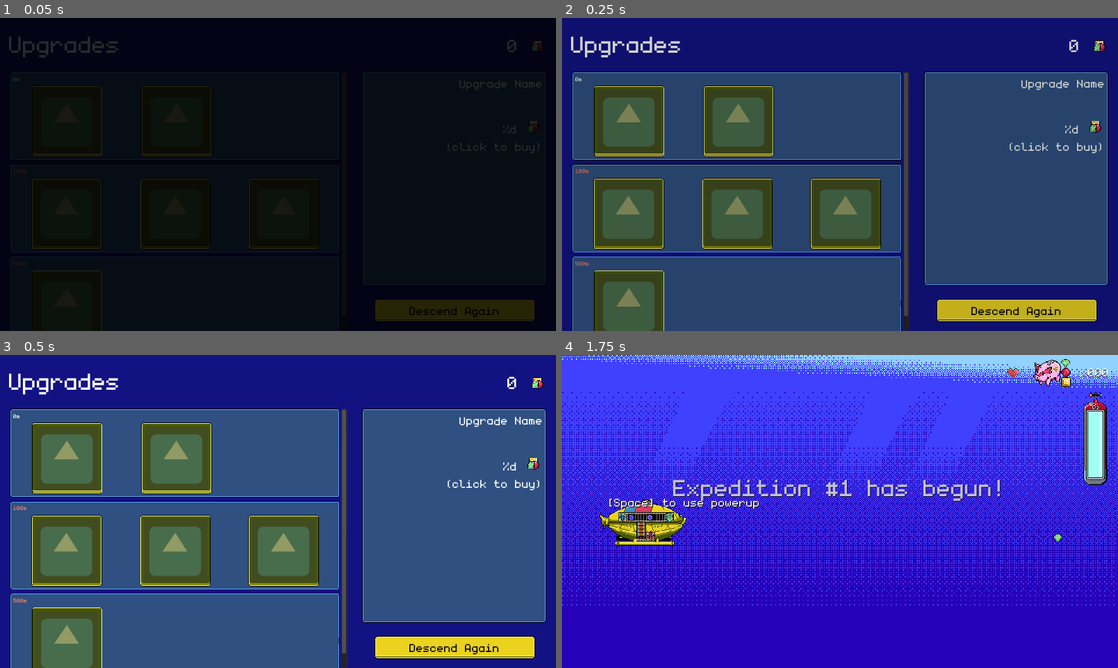
Above: before the commit, frames 1-4 (two rows, left to right).
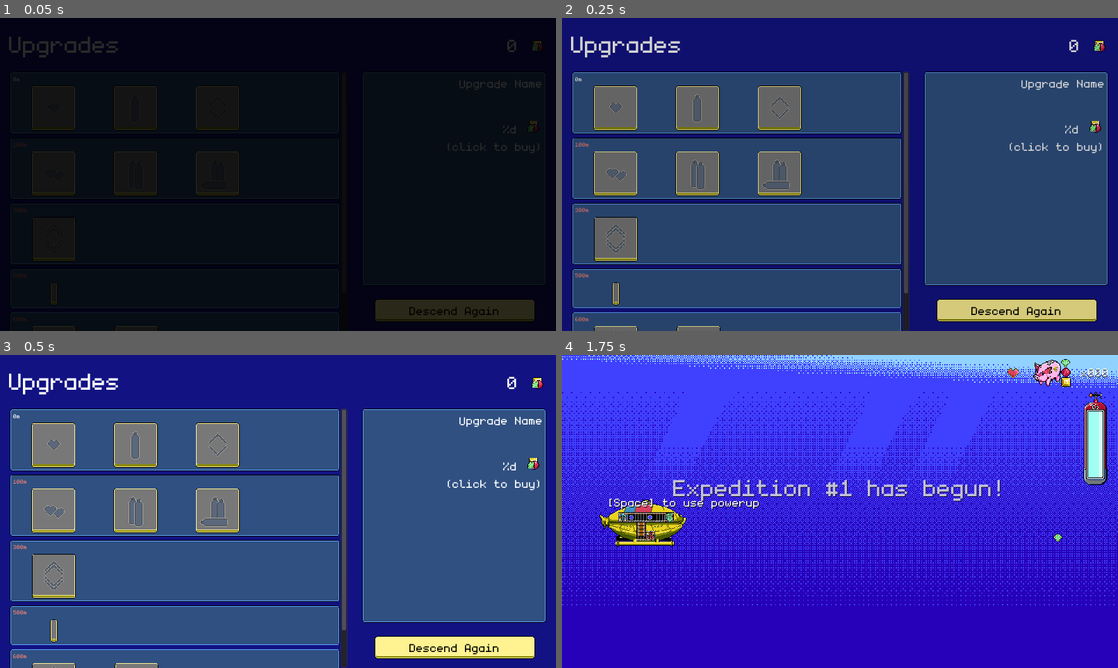
Above: after the commit, the same moments.

Repository: dmitriy-shmilo/gwj41
Game: Godot game, scene res://shop_screen/shop_screen.tscn
The game is run twice, just before and just after one commit, with the same random seed, the same clock (stepped at 60 frames per second) and the same inputs. This scene is started directly instead of the project's main scene. The engine's default icon, where the game draws it, is replaced by a stand-in: a white triangle on a blue panel in a dark square. Sound files missing from this copy of the repository are replaced by a short silence.
Inputs (mouse positions are in pixels of both pictures, inside the frame that each line leads up to):
- Up to frame 1 (0.05 s): no input
- Up to frame 2 (0.25 s): no input
- Up to frame 3 (0.5 s): no input
- Up to frame 4 (1.75 s): click "Descend Again" at 0.5 s; tap Enter at 1.25 s; move the mouse to (962, 495) at 1.27 s; hold D (ui_right) from 1.28 s (still down); hold Space (ui_accept) from 1.28 s (still down)

The runs differ from the first frame. In frame 1, 1.3% of the frame differs, in the area x 1-61%, y 21-100%; in frame 2, 28%; in frame 3, 28%, in the area x 1-96%, y 21-100%; in frame 4, nothing differs.

Commit message:
Upgrades overhaul.

Diff:
--- a/src/assets/art/checkmark_icon.tres
+++ b/src/assets/art/checkmark_icon.tres
@@ -4,4 +4,4 @@
 
 [resource]
 atlas = ExtResource( 1 )
-region = Rect2( 0, 0, 16, 16 )
+region = Rect2( 384, 208, 32, 32 )
--- a/src/assets/art/default_upgrade_icon.tres
+++ b/src/assets/art/default_upgrade_icon.tres
@@ -1,8 +1,7 @@
 [gd_resource type="AtlasTexture" load_steps=2 format=2]
 
-[ext_resource path="res://icon.png" type="Texture" id=1]
+[ext_resource path="res://assets/art/ui.png" type="Texture" id=1]
 
 [resource]
-flags = 4
 atlas = ExtResource( 1 )
-region = Rect2( 10, 10, 110, 110 )
+region = Rect2( 448, 448, 64, 64 )
--- /dev/null
+++ b/src/data/upgrades/finish.tres
@@ -0,0 +1,20 @@
+[gd_resource type="Resource" load_steps=4 format=2]
+
+[ext_resource path="res://data/upgrades/upgrade.gd" type="Script" id=1]
+[ext_resource path="res://assets/art/ui.png" type="Texture" id=2]
+
+[sub_resource type="AtlasTexture" id=1]
+atlas = ExtResource( 2 )
+region = Rect2( 448, 448, 64, 64 )
+
+[resource]
+script = ExtResource( 1 )
+id = 10
+price = 1000
+required_progress = 600
+strength = 120
+type = 0
+title = "txt_up_finish"
+description = "txt_up_finish_d"
+icon = SubResource( 1 )
+purchased = false
--- a/src/data/upgrades/health1.tres
+++ b/src/data/upgrades/health1.tres
@@ -1,6 +1,11 @@
-[gd_resource type="Resource" load_steps=2 format=2]
+[gd_resource type="Resource" load_steps=4 format=2]
 
 [ext_resource path="res://data/upgrades/upgrade.gd" type="Script" id=1]
+[ext_resource path="res://assets/art/ui.png" type="Texture" id=2]
+
+[sub_resource type="AtlasTexture" id=1]
+atlas = ExtResource( 2 )
+region = Rect2( 448, 256, 64, 64 )
 
 [resource]
 script = ExtResource( 1 )
@@ -11,4 +16,5 @@
 type = 1
 title = "txt_up_health1"
 description = "txt_up_health1_d"
+icon = SubResource( 1 )
 purchased = false
--- a/src/data/upgrades/health2.tres
+++ b/src/data/upgrades/health2.tres
@@ -1,6 +1,11 @@
-[gd_resource type="Resource" load_steps=2 format=2]
+[gd_resource type="Resource" load_steps=4 format=2]
 
 [ext_resource path="res://data/upgrades/upgrade.gd" type="Script" id=1]
+[ext_resource path="res://assets/art/ui.png" type="Texture" id=2]
+
+[sub_resource type="AtlasTexture" id=1]
+atlas = ExtResource( 2 )
+region = Rect2( 448, 320, 64, 64 )
 
 [resource]
 script = ExtResource( 1 )
@@ -11,4 +16,5 @@
 type = 1
 title = "txt_up_health2"
 description = "txt_up_health2_d"
+icon = SubResource( 1 )
 purchased = false
--- a/src/data/upgrades/oxygen1.tres
+++ b/src/data/upgrades/oxygen1.tres
@@ -1,14 +1,20 @@
-[gd_resource type="Resource" load_steps=2 format=2]
+[gd_resource type="Resource" load_steps=4 format=2]
 
 [ext_resource path="res://data/upgrades/upgrade.gd" type="Script" id=1]
+[ext_resource path="res://assets/art/ui.png" type="Texture" id=2]
+
+[sub_resource type="AtlasTexture" id=1]
+atlas = ExtResource( 2 )
+region = Rect2( 384, 256, 64, 64 )
 
 [resource]
 script = ExtResource( 1 )
 id = 4
 price = 15
 required_progress = 0
-strength = 30
+strength = 60
 type = 2
 title = "txt_up_oxygen1"
 description = "txt_up_oxygen1_d"
+icon = SubResource( 1 )
 purchased = false
--- a/src/data/upgrades/oxygen2.tres
+++ b/src/data/upgrades/oxygen2.tres
@@ -1,14 +1,20 @@
-[gd_resource type="Resource" load_steps=2 format=2]
+[gd_resource type="Resource" load_steps=4 format=2]
 
 [ext_resource path="res://data/upgrades/upgrade.gd" type="Script" id=1]
+[ext_resource path="res://assets/art/ui.png" type="Texture" id=2]
+
+[sub_resource type="AtlasTexture" id=1]
+atlas = ExtResource( 2 )
+region = Rect2( 384, 320, 64, 64 )
 
 [resource]
 script = ExtResource( 1 )
 id = 5
-price = 100
+price = 75
 required_progress = 100
 strength = 60
 type = 2
 title = "txt_up_oxygen2"
 description = "txt_up_oxygen2_d"
+icon = SubResource( 1 )
 purchased = false
--- a/src/data/upgrades/oxygen3.tres
+++ b/src/data/upgrades/oxygen3.tres
@@ -1,14 +1,20 @@
-[gd_resource type="Resource" load_steps=2 format=2]
+[gd_resource type="Resource" load_steps=4 format=2]
 
 [ext_resource path="res://data/upgrades/upgrade.gd" type="Script" id=1]
+[ext_resource path="res://assets/art/ui.png" type="Texture" id=2]
+
+[sub_resource type="AtlasTexture" id=1]
+atlas = ExtResource( 2 )
+region = Rect2( 384, 384, 64, 64 )
 
 [resource]
 script = ExtResource( 1 )
 id = 6
-price = 250
+price = 125
 required_progress = 100
 strength = 120
 type = 2
 title = "txt_up_oxygen3"
 description = "txt_up_oxygen3_d"
+icon = SubResource( 1 )
 purchased = false
--- /dev/null
+++ b/src/data/upgrades/speed1.tres
@@ -0,0 +1,20 @@
+[gd_resource type="Resource" load_steps=4 format=2]
+
+[ext_resource path="res://data/upgrades/upgrade.gd" type="Script" id=1]
+[ext_resource path="res://assets/art/ui.png" type="Texture" id=2]
+
+[sub_resource type="AtlasTexture" id=1]
+atlas = ExtResource( 2 )
+region = Rect2( 320, 256, 64, 64 )
+
+[resource]
+script = ExtResource( 1 )
+id = 7
+price = 50
+required_progress = 0
+strength = 10
+type = 3
+title = "txt_up_vspeed1"
+description = "txt_up_vspeed1_d"
+icon = SubResource( 1 )
+purchased = false
--- /dev/null
+++ b/src/data/upgrades/speed2.tres
@@ -0,0 +1,20 @@
+[gd_resource type="Resource" load_steps=4 format=2]
+
+[ext_resource path="res://data/upgrades/upgrade.gd" type="Script" id=1]
+[ext_resource path="res://assets/art/ui.png" type="Texture" id=2]
+
+[sub_resource type="AtlasTexture" id=1]
+atlas = ExtResource( 2 )
+region = Rect2( 320, 320, 64, 64 )
+
+[resource]
+script = ExtResource( 1 )
+id = 8
+price = 250
+required_progress = 300
+strength = 10
+type = 3
+title = "txt_up_vspeed2"
+description = "txt_up_vspeed2_d"
+icon = SubResource( 1 )
+purchased = false
--- /dev/null
+++ b/src/data/upgrades/speed3.tres
@@ -0,0 +1,20 @@
+[gd_resource type="Resource" load_steps=4 format=2]
+
+[ext_resource path="res://data/upgrades/upgrade.gd" type="Script" id=1]
+[ext_resource path="res://assets/art/ui.png" type="Texture" id=2]
+
+[sub_resource type="AtlasTexture" id=1]
+atlas = ExtResource( 2 )
+region = Rect2( 320, 384, 64, 64 )
+
+[resource]
+script = ExtResource( 1 )
+id = 9
+price = 250
+required_progress = 600
+strength = 5
+type = 3
+title = "txt_up_vspeed3"
+description = "txt_up_vspeed3_d"
+icon = SubResource( 1 )
+purchased = false
--- a/src/data/upgrades/upgrade.gd
+++ b/src/data/upgrades/upgrade.gd
@@ -5,8 +5,7 @@
 	unknown = 0
 	health = 1,
 	oxygen = 2,
-	ascend_speed = 3,
-	descend_speed = 4
+	vspeed = 3
 }
 
 export(int) var id = -1
--- a/src/data/upgrades/upgrade_registry.gd
+++ b/src/data/upgrades/upgrade_registry.gd
@@ -7,7 +7,11 @@
 	preload("res://data/upgrades/health3.tres"),
 	preload("res://data/upgrades/oxygen1.tres"),
 	preload("res://data/upgrades/oxygen2.tres"),
-	preload("res://data/upgrades/oxygen3.tres")
+	preload("res://data/upgrades/oxygen3.tres"),
+	preload("res://data/upgrades/speed1.tres"),
+	preload("res://data/upgrades/speed2.tres"),
+	preload("res://data/upgrades/speed3.tres"),
+	preload("res://data/upgrades/finish.tres")
 ]
 
 var _milestone_map = {}
--- a/src/shop_screen/shop_screen.gd
+++ b/src/shop_screen/shop_screen.gd
@@ -12,6 +12,7 @@
 onready var _fader: Fader = $"Fader"
 
 func _ready() -> void:
+	$NewRunButton.grab_focus()
 	_soundtrack_player.seek(UserSaveData.menu_soundtrack_time)
 	_refresh()
 
--- a/src/shop_screen/upgrade_button.gd
+++ b/src/shop_screen/upgrade_button.gd
@@ -12,11 +12,6 @@
 	refresh()
 
 
-func _unhandled_key_input(event: InputEventKey) -> void:
-	if event.is_action("ui_accept"):
-		_purchase_upgrade()
-
-
 func setup(upgrade: Upgrade) -> void:
 	_upgrade = upgrade
 	if is_inside_tree():
@@ -24,6 +19,7 @@
 
 
 func refresh() -> void:
+	_button.icon = _upgrade.icon
 	_checkmark_icon.visible = _upgrade.purchased
 	_button.disabled = _upgrade.purchased or \
 		_upgrade.price > UserSaveData.current_treasure \
--- a/src/shop_screen/upgrade_button.tscn
+++ b/src/shop_screen/upgrade_button.tscn
@@ -16,10 +16,12 @@
 }
 
 [node name="Button" type="Button" parent="."]
-margin_left = 49.5
-margin_right = 173.5
-margin_bottom = 124.0
-rect_min_size = Vector2( 0, 100 )
+margin_left = 72.5
+margin_top = 23.0
+margin_right = 150.5
+margin_bottom = 101.0
+size_flags_horizontal = 4
+size_flags_vertical = 4
 icon = ExtResource( 1 )
 
 [node name="CheckmarkIcon" type="TextureRect" parent="Button"]
@@ -28,10 +30,10 @@
 anchor_top = 1.0
 anchor_right = 1.0
 anchor_bottom = 1.0
-margin_left = -25.5
-margin_top = -24.0
-margin_right = -9.5
-margin_bottom = -8.0
+margin_left = -36.5
+margin_top = -38.0
+margin_right = -4.5
+margin_bottom = -6.0
 texture = ExtResource( 4 )
 __meta__ = {
 "_edit_use_anchors_": false
--- a/src/shop_screen/upgrade_panel.tscn
+++ b/src/shop_screen/upgrade_panel.tscn
@@ -30,4 +30,4 @@
 margin_right = 691.0
 margin_bottom = 17.0
 size_flags_horizontal = 3
-columns = 3
+columns = 4
--- a/src/tr_keys.csv
+++ b/src/tr_keys.csv
@@ -52,15 +52,23 @@
 txt_power_oxygen_up,"+30sec oxygen","+30сек кислорода"
 txt_no_lives,"Critical damage! Resurface!","Повреждения критические! Всплываем!"
 txt_no_oxygen,"Out of oxygen! Resurface!","Кончается кислород! Всплываем!"
-txt_up_health1,"Hull Upgrade I",
-txt_up_health2,"Hull Upgrade II",
-txt_up_health3,"Hull Upgrade III",
-txt_up_health1_d,"Slightly increase submarine durability.\n+1 hit point",
-txt_up_health2_d,"Further increase submarine durability.\n+1 hit point",
-txt_up_health3_d,"Maximize submarine durability.\n+1 hit point",
-txt_up_oxygen1,"Oxygen Upgrade I",
-txt_up_oxygen2,"Oxygen Upgrade II",
-txt_up_oxygen3,"Oxygen Upgrade III",
-txt_up_oxygen1_d,"Take a deep breath before submersion.\n+30 seconds of oxygen.",
-txt_up_oxygen2_d,"Extra can of compressed air.\n+60 seconds of oxygen.",
-txt_up_oxygen3_d,"Maintain steady breath rate.\n+120 seconds of oxygen.",
+txt_up_health1,"Hull Upgrade I","Корпус I"
+txt_up_health2,"Hull Upgrade II","Корпус II"
+txt_up_health3,"Hull Upgrade III","Корпус III"
+txt_up_health1_d,"Tighten all bolts before submersion.\n+1 hit point.","Затянем все болты перед погружением.\n+1 очко здоровья"
+txt_up_health2_d,"Replace all rusty metal plates.\n+1 hit point.","Заменяем все ржавые листы металла.\n+1 очко здоровья."
+txt_up_health3_d,"Hide a four-leaf clover somewhere in there.\n+1 hit point.","Спрячу-ка я четырехлистный клевер где-то на борту.\n+1 очко здоровья."
+txt_up_oxygen1,"Oxygen Upgrade I","Кислород I"
+txt_up_oxygen2,"Oxygen Upgrade II","Кислород II"
+txt_up_oxygen3,"Oxygen Upgrade III","Кислород III"
+txt_up_oxygen1_d,"Take a deep breath before submersion.\n+60 seconds of oxygen.","Глубоко вдохнуть перед погружением.\n+60 сек кислорода."
+txt_up_oxygen2_d,"Extra can of compressed air.\n+60 seconds of oxygen.","Дополнительная канистра с кислородом.\n+60 сек кислорода."
+txt_up_oxygen3_d,"Get some potted plants.\n+120 seconds of oxygen.","Поставим пару цветков в горшочках.\n+120 сек кислорода."
+txt_up_vspeed1,"Maneuverability Upgrade I","Маневренность I"
+txt_up_vspeed2,"Maneuverability Upgrade II","Маневренность II"
+txt_up_vspeed3,"Maneuverability Upgrade III","Маневренность III"
+txt_up_vspeed1_d,"Press the button a bit harder.\n+20% maneuverability.","Буду жать на кнопки чуть сильнее.\n+20% маневренность."
+txt_up_vspeed2_d,"Perform regular engine maintenance.\n+20% maneuverability.","Регулярный техосмотр перед погружением.\n+20% маневренность."
+txt_up_vspeed3_d,"Better fuel.\n+10% maneuverability.","Заправлять топливо получше.\n+10% маневренность."
+txt_up_finish,"The Best Upgrade","Самое главное улучшение"
+txt_up_finish_d,"You really-really want this.","Вы очень-очень его хотите."
Binary file changed: src/assets/art/ui.aseprite
Binary file changed: src/assets/art/ui.png
